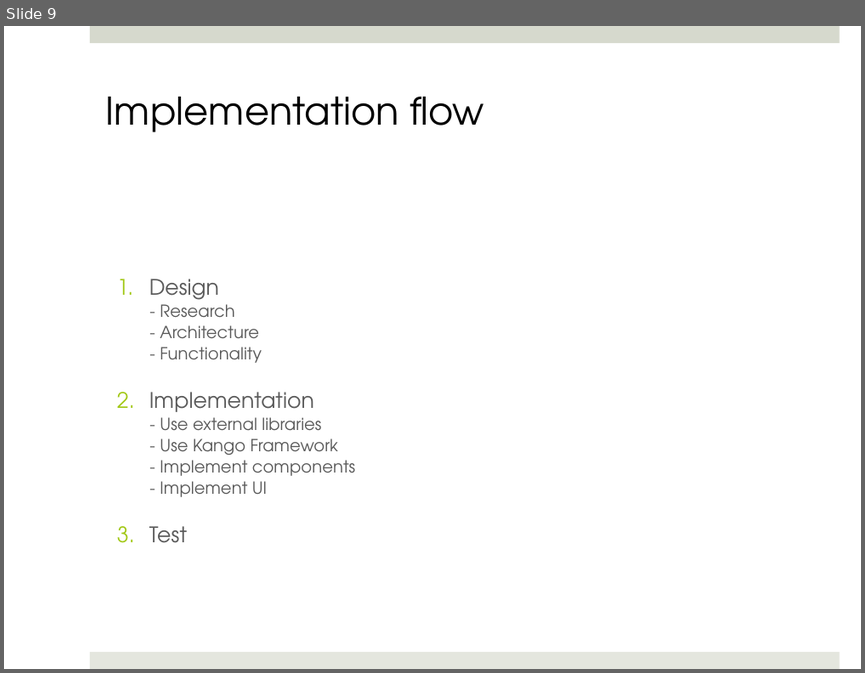
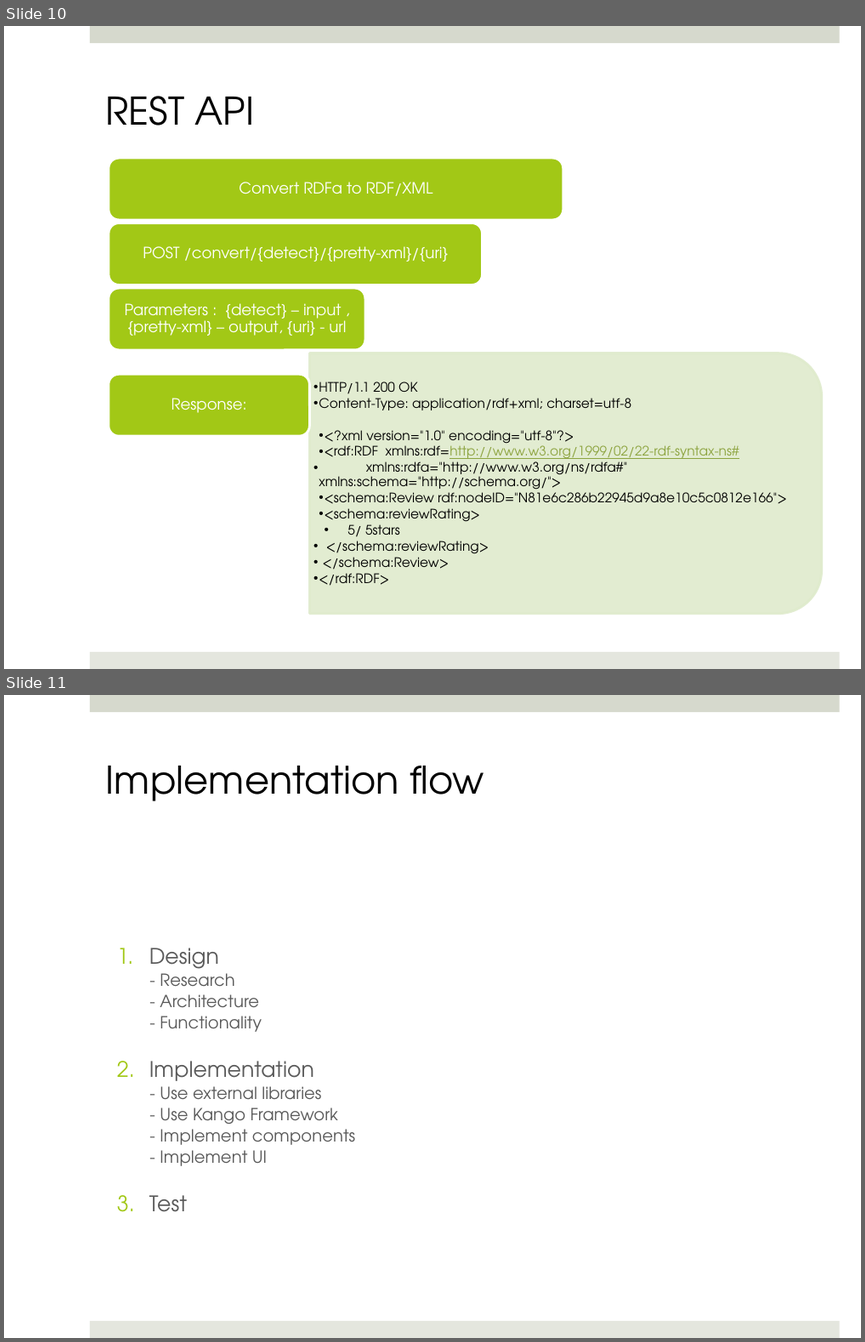
Before and after one commit to mdeaconu/wedi, a slide deck: presentation/wedi_wade.pptx. Shown one above the other, each under a label of ours: slide 9 before the commit, slides 10 and 11 after it. The pictures are 865x673 and 865x1342 pixels, drawn with LibreOffice and Linux fonts; fonts in the diff are those of the drawing. Boxes give left, top, right and bottom in pixels: in the first picture for what was removed or moved away, otherwise in the second. Text is boxed around its words. In the diff, an @@ line names an element or a change of style, - is before the commit and + after.

```diff
--- a/presentation/wedi_wade.pptx
+++ b/presentation/wedi_wade.pptx
@@ slide 10 added at [4,26,861,669], background #FFFFFF; not listed: 2 template elements that a slide beside it also shows @@
@@ text added at [106,96,255,125], 32 pt, text #000000 @@
+REST API
@@ group added at [109,158,822,613]: 5 texts, 4 rounded rectangles, 1 round same rect @@
+Convert RDFa to RDF/XML
+POST /convert/{detect}/{pretty-xml}/{uri}
+Parameters : {detect} – input , {pretty-xml} – output, {uri} - url
+  •• HTTP/1.1 200 OK
+  •• Content-Type: application/rdf+xml; charset=utf-8
+    •• <?xml version="1.0" encoding="utf-8"?>
+    •• <rdf:RDF xmlns:rdf=http://www.w3.org/1999/02/22-rdf-syntax-ns#
+  •• xmlns:rdfa="http://www.w3.org/ns/rdfa#" xmlns:schema="http://schema.org/">
+    •• <schema:Review rdf:nodeID="N81e6c286b22945d9a8e10c5c0812e166">
+    •• <schema:reviewRating>
+      •• 5/ 5stars
+  •• </schema:reviewRating>
+  •• </schema:Review>
+  •• </rdf:RDF>
+Response:
@@ what was slide 9 is now slide 11 @@
```
Also in this commit, not shown: 3 slides changed, 4 other slides added, 2 other files.
